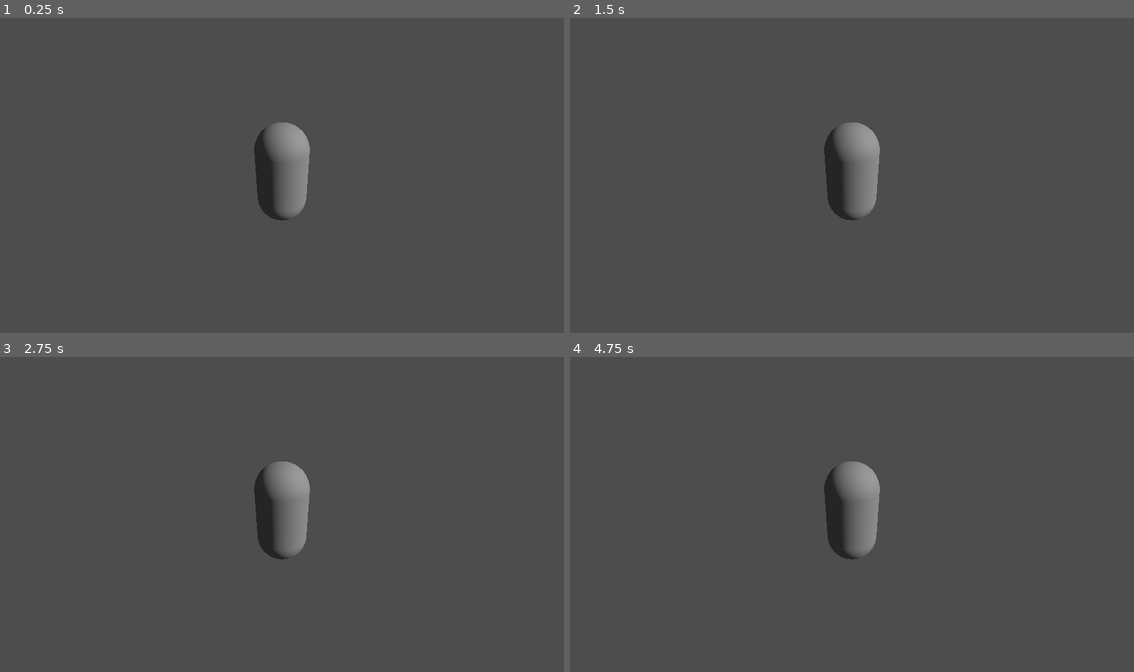
Above: before the commit, frames 1-4 (two rows, left to right).
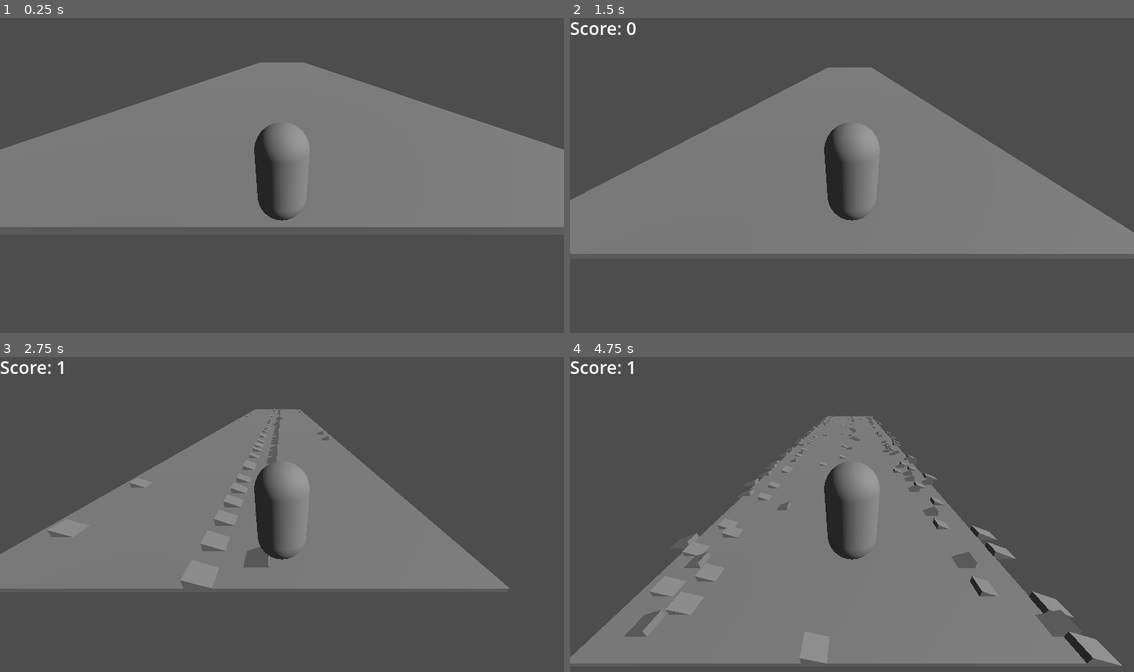
Above: after the commit, the same moments.

Repository: syshotdev/GooseyRoad
Game: Godot game, scene res://main.tscn
The game is run twice, just before and just after one commit, with the same random seed, the same clock (stepped at 60 frames per second) and the same inputs.
Inputs:
- Up to frame 1 (0.25 s): no input
- Up to frame 2 (1.5 s): tap Enter at 0.5 s; hold D (right) 0.53-1.28 s; tap Space (jump) at 0.77, 1.25 s; hold S (backward) from 1.28 s (still down)
- Up to frame 3 (2.75 s): tap Space (jump) at 1.52 s; tap Enter at 2 s; release S (backward) at 2.03 s; hold D (right) from 2.03 s (still down)
- Up to frame 4 (4.75 s): release D (right) at 2.78 s; hold W (forward) 2.78-3.53 s; tap Space (jump) at 3.02, 3.77, 4.52 s; hold A (left) from 3.53 s (still down)

The runs differ from the first frame. In frame 1, 37% of the frame differs, in the area x 0-100%, y 14-67%; in frame 2, 35%; in frame 3, 27%; in frame 4, 37%.

Commit message:
Added two-way cars, infinite generation

Diff:
--- a/Objects/car.gd
+++ b/Objects/car.gd
@@ -4,9 +4,14 @@
 
 @export var direction : Vector3
 
+func _ready():
+	# Jumpstart velocity
+	velocity = Constants.carSpeed * direction.rotated(Vector3.UP, global_rotation.y)
+
 
 func _process(delta):
 	# Speed of car, delta, and direction of movement
-	velocity += Constants.carSpeed * delta * direction.normalized()
+	# (Rotates vector based on rotation, as I want it to go locally left not globally left.)
+	velocity += Constants.carSpeed * delta * direction.rotated(Vector3.UP, global_rotation.y)
 
 	move_and_slide()
--- a/Objects/car.tscn
+++ b/Objects/car.tscn
@@ -2,7 +2,8 @@
 
 [ext_resource type="Script" path="res://Objects/car.gd" id="1_38bkv"]
 
-[sub_resource type="BoxMesh" id="BoxMesh_5wh7g"]
+[sub_resource type="PrismMesh" id="PrismMesh_oja2l"]
+left_to_right = 1.0
 size = Vector3(1.5, 0.6, 1)
 
 [sub_resource type="ConvexPolygonShape3D" id="ConvexPolygonShape3D_rnb4h"]
@@ -13,7 +14,7 @@
 direction = Vector3(-1, 0, 0)
 
 [node name="MeshInstance3D" type="MeshInstance3D" parent="."]
-mesh = SubResource("BoxMesh_5wh7g")
+mesh = SubResource("PrismMesh_oja2l")
 
 [node name="CollisionShape" type="CollisionShape3D" parent="."]
 shape = SubResource("ConvexPolygonShape3D_rnb4h")
--- a/mapGenerator.gd
+++ b/Objects/mapGenerator.gd
@@ -8,24 +8,29 @@
 
 @onready var modules : Array[PackedScene] = [roadScene] # Houses all of the packed scenes for easy shuffling
 @onready var currentMap : Array = [] # Houses all of the strips for easy access
-@onready var currentStripNumber : int = 0 # the id of the current strip
+@onready var currentStripPosition : int = 0 # the id of the current strip (To position one after another)
 
 
 func _ready():
-	generateNextMapStrip(currentMap)
-	generateNextMapStrip(currentMap)
-	generateNextMapStrip(currentMap)
-	generateNextMapStrip(currentMap)
+	for i in range(Constants.mapAmountOfStrips):
+		generateNextMapStrip() # Pregenerate map
 
 
 # Takes a given map array and adds one module to it
-func generateNextMapStrip(map : Array):
+func generateNextMapStrip():
 	var randomScene : PackedScene = modules.pick_random()
 	var instancedScene := randomScene.instantiate()
 
-	map.append(instancedScene)
+	currentMap.append(instancedScene)
+	if(currentMap.size() > Constants.mapAmountOfStrips):
+		currentMap.pop_front().queue_free() # Remove strip to free memory
 	add_child(instancedScene)
+
+	# Rotate the entire thing 180 half the time
+	if(randi_range(0, 1) == 1):
+		instancedScene.rotate_y(deg_to_rad(180))
+
 	# Set the position to 1 module ahead of current one
-	instancedScene.position = Vector3(0, 0, -currentStripNumber * Constants.blockSize)
+	instancedScene.position = Vector3(0, 0, -currentStripPosition * Constants.blockSize)
 
-	currentStripNumber += 1
+	currentStripPosition += 1
--- /dev/null
+++ b/Objects/map_generator.tscn
@@ -0,0 +1,8 @@
+[gd_scene load_steps=3 format=3 uid="uid://mlaxwejpmr84"]
+
+[ext_resource type="Script" path="res://Objects/mapGenerator.gd" id="1_1mscd"]
+[ext_resource type="PackedScene" uid="uid://djyqnndv57eo1" path="res://Objects/road.tscn" id="2_we645"]
+
+[node name="MapGenerator" type="Node3D"]
+script = ExtResource("1_1mscd")
+roadScene = ExtResource("2_we645")
--- a/Objects/player.gd
+++ b/Objects/player.gd
@@ -1,10 +1,16 @@
 extends CharacterBody3D
 
-var targetPos : Vector3
+signal playerMoved(newPos : Vector3)
+
+@onready var targetPos : Vector3 = global_position
 
 func _input(event):
+	if not event is InputEventKey:
+		return
+
 	var out := getActionJustVectored()
 	targetPos += out
+	playerMoved.emit(position)
 
 
 func getActionJustVectored() -> Vector3:
--- a/Objects/player.tscn
+++ b/Objects/player.tscn
@@ -7,7 +7,6 @@
 [sub_resource type="CapsuleMesh" id="CapsuleMesh_3n3lq"]
 
 [node name="Player" type="CharacterBody3D"]
-transform = Transform3D(1, 0, 0, 0, 1, 0, 0, 0, 1, 0, 1.58939, 0)
 script = ExtResource("1_di86l")
 
 [node name="CollisionShape" type="CollisionShape3D" parent="."]
--- a/Objects/road.gd
+++ b/Objects/road.gd
@@ -5,20 +5,19 @@
 
 @onready var lengthOfRoad = Constants.widthOfMap
 @onready var roadMesh : CSGBox3D = $RoadMesh
+@onready var carSpawningTimer : Timer = $CarSpawningTimer
 @onready var carSpawningPoint : Node3D = $CarSpawningPoint
 @onready var carRemovalArea : Area3D = $CarRemovalArea
 
 # Set up road
 func _ready():
-	# Rotate the entire thing 180 half the time
-	if(randi_range(0, 1) == 1):
-		rotate_y(deg_to_rad(180))
+	resizeRoad(lengthOfRoad)
 
-	roadMesh.size.x = lengthOfRoad
-	carSpawningPoint.position.x = lengthOfRoad / 2.0 # Make it on right
-	carRemovalArea.position.x = -lengthOfRoad / 2.0 # Make it on left
-	spawnCar()
 
+func resizeRoad(width : float):
+	roadMesh.size.x = width
+	carSpawningPoint.position.x = width / 2.0 # Make it on right
+	carRemovalArea.position.x = -(width + 4.0) / 2.0 # Make it on left
 
 # For spawning car
 func spawnCar():
@@ -32,3 +31,8 @@
 
 	if(potentialCar is Car):
 		potentialCar.queue_free()
+
+
+func carSpawningTimerEnded():
+	spawnCar()
+	carSpawningTimer.start()
--- a/Objects/road.tscn
+++ b/Objects/road.tscn
@@ -4,10 +4,9 @@
 [ext_resource type="Script" path="res://Objects/road.gd" id="1_kgcql"]
 
 [sub_resource type="BoxShape3D" id="BoxShape3D_6eijy"]
-size = Vector3(1, 2, 2)
+size = Vector3(1, 2, 1)
 
 [node name="Road" type="Node3D"]
-visible = false
 script = ExtResource("1_kgcql")
 carScene = ExtResource("1_5637j")
 
@@ -24,4 +23,9 @@
 transform = Transform3D(0.999924, 0.0123043, 0, -0.0123043, 0.999924, 0, 0, 0, 1, 0, 1, 0)
 shape = SubResource("BoxShape3D_6eijy")
 
+[node name="CarSpawningTimer" type="Timer" parent="."]
+wait_time = 2.0
+autostart = true
+
 [connection signal="area_entered" from="CarRemovalArea" to="." method="carRemovalAreaEntered"]
+[connection signal="timeout" from="CarSpawningTimer" to="." method="carSpawningTimerEnded"]
--- a/constants.gd
+++ b/constants.gd
@@ -2,9 +2,10 @@
 
 class_name Constants
 
-const carSpeed := 1.0 # Meters per second
+const carSpeed := 10.0 # Meters per second
 
 const blockSize := 1.0 # Meters
-const widthOfMap := blockSize * 20
+const widthOfMap := blockSize * 20.0 # Width of map in block chunks
+const mapAmountOfStrips := 100 # Length of map (in strips)
 
 const forwardDirection : Vector3 = Vector3.FORWARD
--- a/main.gd
+++ b/main.gd
@@ -1 +1,27 @@
 extends Node3D
+
+@export var mapGenerator : MapGenerator
+
+var score : int = 0
+var furthestGeneratedPosition : int = 0 : set = updateFurthestPosition # Goes up and is used for only extending the map when player moves forward
+
+func playerMoved(newPos : Vector3):
+	# If the furthest position is less than (absolutely) player's position, generate more sections
+	if(furthestGeneratedPosition > abs(newPos.z)):
+		return
+
+	var amountOfStripsToMake : int = floor(abs(newPos.z) - furthestGeneratedPosition)
+	# Add that many map strips
+	for i in range(amountOfStripsToMake):
+		mapGenerator.generateNextMapStrip()
+
+	furthestGeneratedPosition += amountOfStripsToMake
+
+# Updates the score when number goes up
+func updateFurthestPosition(number : int):
+	updateScore(number)
+	furthestGeneratedPosition = number
+
+
+func updateScore(score : int):
+	$UI/Score.text = str("Score: ", score) # TEMPORARY!!
--- a/main.tscn
+++ b/main.tscn
@@ -1,14 +1,14 @@
-[gd_scene load_steps=6 format=3 uid="uid://bex08a2uird62"]
+[gd_scene load_steps=5 format=3 uid="uid://bex08a2uird62"]
 
 [ext_resource type="Script" path="res://main.gd" id="1_2sldp"]
 [ext_resource type="PackedScene" uid="uid://clfk2e33kplw3" path="res://Objects/player.tscn" id="1_d4kpf"]
-[ext_resource type="PackedScene" uid="uid://djyqnndv57eo1" path="res://Objects/road.tscn" id="2_25o2u"]
-[ext_resource type="Script" path="res://mapGenerator.gd" id="4_qop3w"]
+[ext_resource type="PackedScene" uid="uid://mlaxwejpmr84" path="res://Objects/map_generator.tscn" id="3_4pb7w"]
 
 [sub_resource type="Environment" id="Environment_sks4p"]
 
-[node name="Main" type="Node3D"]
+[node name="Main" type="Node3D" node_paths=PackedStringArray("mapGenerator")]
 script = ExtResource("1_2sldp")
+mapGenerator = NodePath("MapGenerator")
 
 [node name="WorldEnvironment" type="WorldEnvironment" parent="."]
 environment = SubResource("Environment_sks4p")
@@ -17,7 +17,7 @@
 transform = Transform3D(0.218798, -0.619793, 0.753647, 0.172802, 0.784766, 0.595216, -0.960347, 0, 0.278807, 0, 5.34271, 0)
 
 [node name="Player" parent="." instance=ExtResource("1_d4kpf")]
-transform = Transform3D(1, 0, 0, 0, 1, 0, 0, 0, 1, 0, 0, 0)
+transform = Transform3D(1, 0, 0, 0, 1, 0, 0, 0, 1, 0, 1, 0)
 
 [node name="Pitch Pivot" type="Node3D" parent="Player"]
 transform = Transform3D(1, 0, 0, 0, 0.866025, 0.5, 0, -0.5, 0.866025, 0, 0, 0)
@@ -25,6 +25,20 @@
 [node name="Camera3D" type="Camera3D" parent="Player/Pitch Pivot"]
 transform = Transform3D(1, 0, 0, 0, 1, 0, 0, 0, 1, 0, 0, 4)
 
-[node name="MapGenerator" type="Node3D" parent="."]
-script = ExtResource("4_qop3w")
-roadScene = ExtResource("2_25o2u")
+[node name="MapGenerator" parent="." instance=ExtResource("3_4pb7w")]
+
+[node name="UI" type="Control" parent="."]
+layout_mode = 3
+anchors_preset = 15
+anchor_right = 1.0
+anchor_bottom = 1.0
+grow_horizontal = 2
+grow_vertical = 2
+
+[node name="Score" type="Label" parent="UI"]
+layout_mode = 0
+offset_right = 40.0
+offset_bottom = 23.0
+theme_override_font_sizes/font_size = 36
+
+[connection signal="playerMoved" from="Player" to="." method="playerMoved"]
